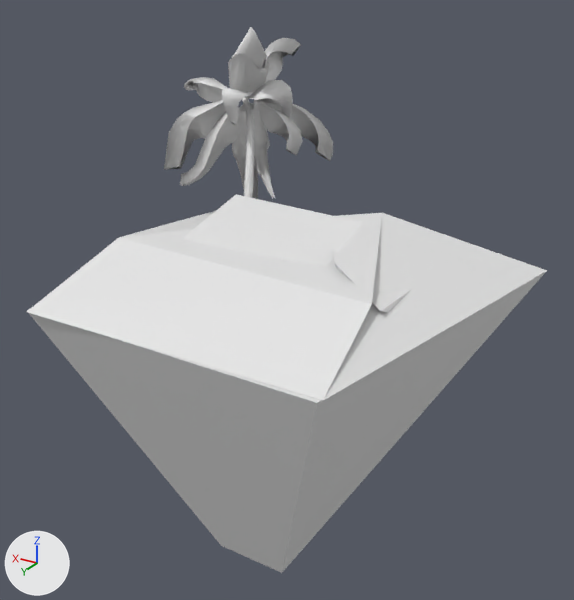
The FBX model Assets/FBXExport/Cube_d1.fbx, before and after one commit.
The view is the same before and after, from a 50 mm camera at (-9.8, 15.41, 8.52) aimed at (0.38, -1.56, 0.03). The lights are fixed; the arrows at lower left show +X, +Y and +Z. Materials are left out; every surface is plain grey. Objects named as collision shapes, trigger or cutter boxes, shadow casters or lower levels of detail are left out.

Objects in the first picture: 'Island1', 'Palm_Desktop_LOD2'.
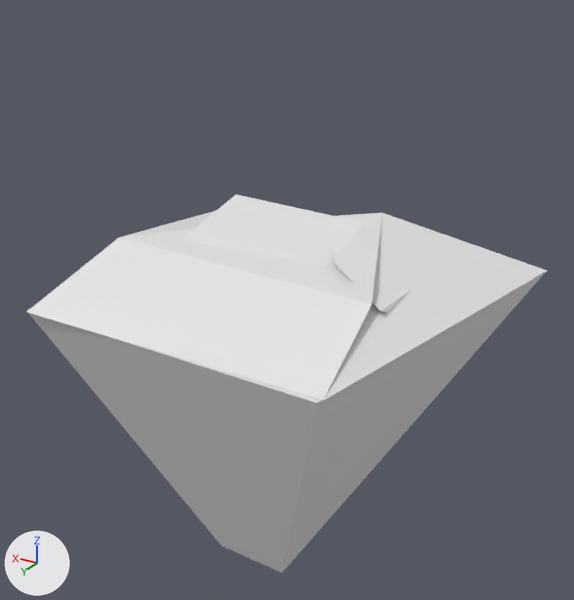
The newer file is also turned or shifted as a whole; pictures and numbers use the older file's frame.

Boxes [x1, y1, x2, y2] around the edits, measured in the pictures (574 x 600 px):
'Palm_Desktop_LOD2', deleted
    before: [164, 27, 333, 199]

What the commit changed:
Object 'Palm_Desktop_LOD2' (ob_palm_desktop_lod2) is deleted.
